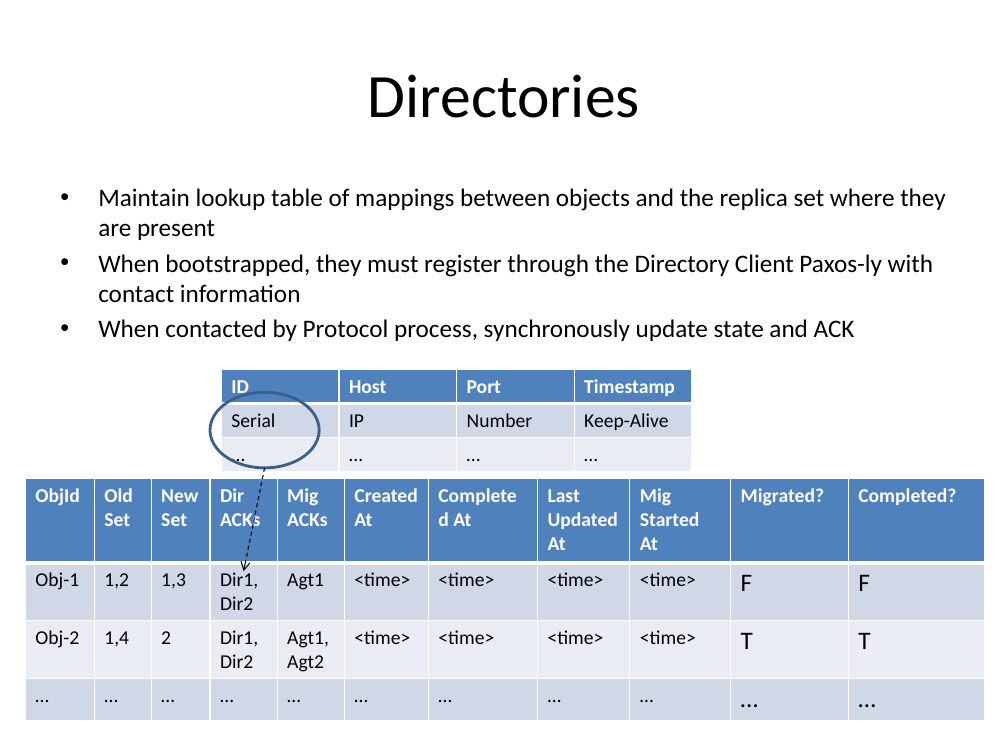
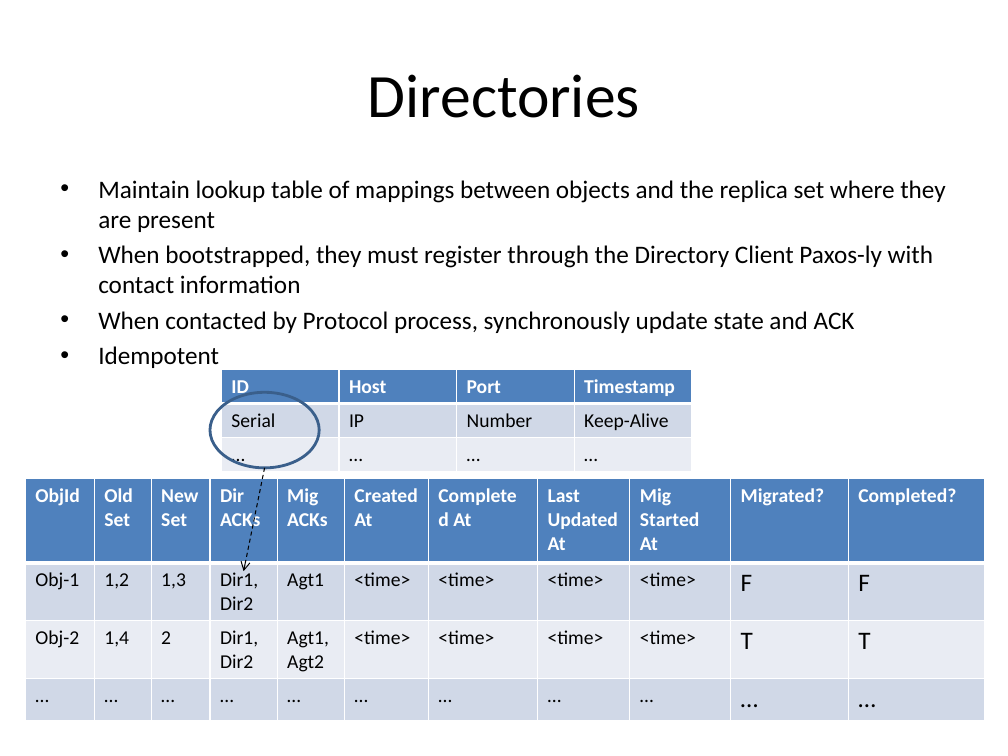
Before and after one commit to Slania/JPaxos-1, a slide deck: slide 17 of Paxos based directory updates for geo-replicated cloud storage.pptx. Drawn at 1008x756 pixels with LibreOffice and Linux fonts; fonts in the diff are those of the drawing. Boxes give left, top, right and bottom in pixels: in the first picture for what was removed or moved away, otherwise in the second. Text is boxed around its words. In the diff, an @@ line names an element or a change of style, - is before the commit and + after.

Commit message:
Sri | Updated ppt

```diff
--- a/Paxos based directory updates for geo-replicated cloud storage.pptx
+++ b/Paxos based directory updates for geo-replicated cloud storage.pptx
@@ text "Maintain lookup table of mappings ...": place and size @@
-text "Maintain lookup table of mappings ..." at box(98, 188, 945, 341)
+text "Maintain lookup table of mappings ..." at box(98, 180, 945, 368)
@@ text at box(98, 346, 219, 368): paragraph added @@
+• Idempotent
```
Also in this commit, not shown: 9 other slides changed, 12 slides added, 10 slides removed.
